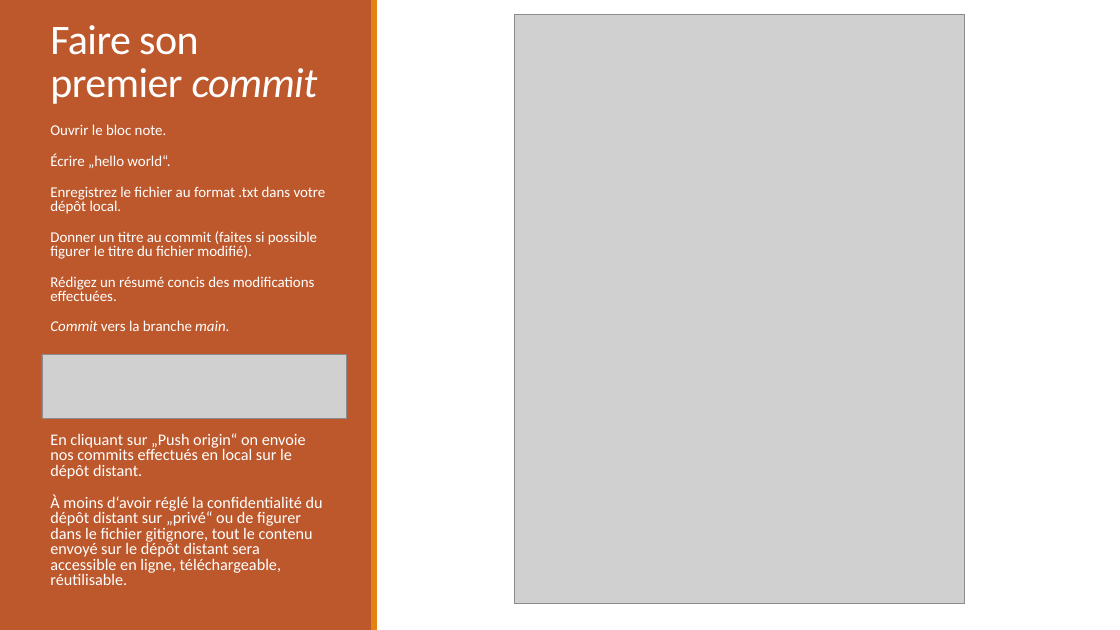
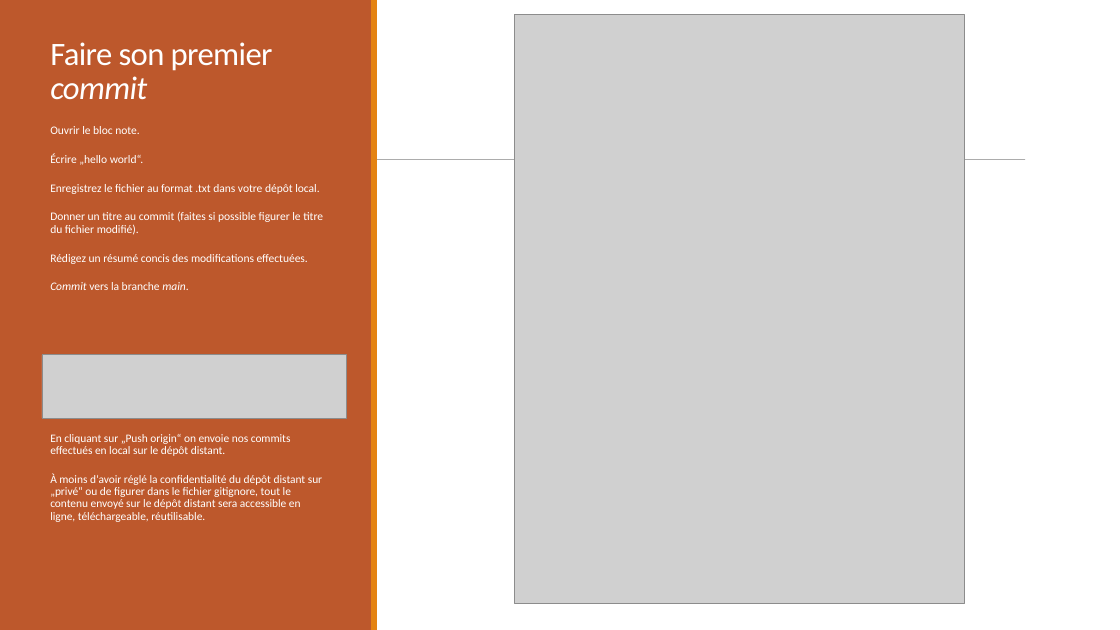
Before and after one commit to Mareike2405/SupportGitGithub, a slide deck: slide 13 of FormationGitGithub.pptx (slide 12 before the commit). Drawn at 1120x630 pixels with LibreOffice and Linux fonts; fonts in the diff are those of the drawing; grey boxes stand for pictures. Boxes give left, top, right and bottom in pixels: in the first picture for what was removed or moved away, otherwise in the second. Text is boxed around its words. In the diff, an @@ line names an element or a change of style, - is before the commit and + after.

Commit message:
modif

```diff
--- a/FormationGitGithub.pptx
+++ b/FormationGitGithub.pptx
@@ text "Faire son premier commit" at <box>50,42,273,100</box>: size 36 to 28 pt @@
@@ text "Ouvrir le bloc note." at <box>50,126,323,290</box>: size 12.8 to 9.9 pt; line spacing 0.8 to 0.9 @@
@@ line added from (110, 160) to (1026, 160), #808080 0.51 pt @@
@@ text "En cliquant sur „Push origin“ ..." at <box>50,434,322,522</box>: size 13.9 to 9.8 pt; line spacing 0.8 to 0.9 @@
```
Also in this commit, not shown: 13 other slides changed.
